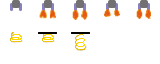
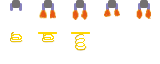
Comparing the layer stacks of the two 160 x 64 images. Changes:
painted on "Rounded Rectangle 3" over <box>38,32,57,34</box>
painted on "Rounded Rectangle 3 copy" over <box>71,32,90,34</box>
added layer "Layer 12" in group "Group 1 copy" over <box>42,16,54,18</box>
